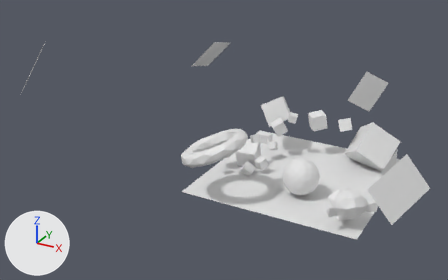
One commit to the OBJ model Assets/DemoScene/LowDef.obj: the scene before it, then after it.
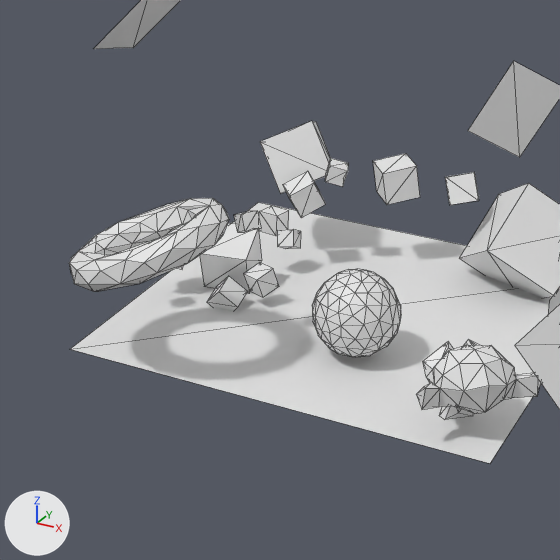
Each version is shown whole from a 50 mm lens placed at (15.5, -43.7, 24.2), pointed at (-7.9, -1.2, 2.9), then close up on the part from 34% to 86% of the width and 16% to 100% of the height. Arrows for +X, +Y and +Z are at lower left; the lights stay in place. The close-ups show mesh edges as thin lines. Materials are left out; every surface is plain grey. Where no turn or scale is listed for an object, it has been applied to the vertices.

The first close-up shows 'LowDef_Suzanne.002'.
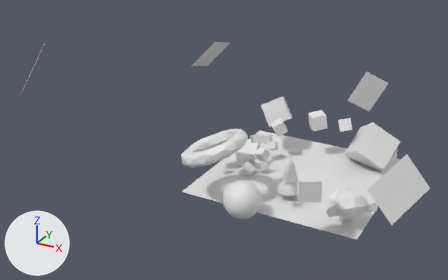
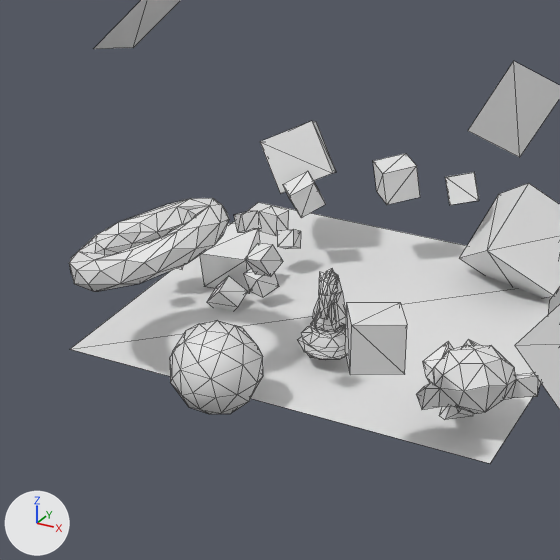
Boxes (x1, y1, x2, y2) around the edits, measured in the close-ups (560 x 560 px):
part 1 of me_lowdef_suzanne_002, added
    after: (313, 272, 346, 332)
part 2 of me_lowdef_suzanne_002, added
    after: (297, 321, 346, 359)
part 3 of me_lowdef_suzanne_002, added
    after: (170, 320, 263, 414)
part 4 of me_lowdef_suzanne_002, added
    after: (322, 268, 334, 295)
part 5 of me_lowdef_suzanne_002, deleted
    before: (325, 158, 348, 187)
part 6 of me_lowdef_suzanne_002, cut back
    before: (312, 269, 401, 357)
    after: (245, 243, 407, 375)

The change, as a diff of the scene's bpy script:
```diff
--- a/Assets/DemoScene/LowDef.obj.py
+++ b/Assets/DemoScene/LowDef.obj.py
@@ me_lowdef_suzanne_002 @@
 # used by ob_lowdef_suzanne_002; location = (0.0, 0.0, 0.0)
-me_lowdef_suzanne_002.from_pydata(...)  # 492 vertices, 849 faces; spans x -18.2..10.0, y -14.9..19.6, z -1.4..12.9
+me_lowdef_suzanne_002.from_pydata(...)  # 627 vertices, 1050 faces; spans x -18.2..10.0, y -14.9..19.6, z -1.4..12.9
+# me_lowdef_suzanne_002 part 1: a new loose piece of 79 vertices spanning x -2.0..-0.9, y -3.0..-1.4, z 1.0..3.0
+# me_lowdef_suzanne_002 part 2: a new loose piece of 78 vertices spanning x -2.4..-0.4, y -3.1..-1.1, z 0.0..1.0
+# me_lowdef_suzanne_002 part 3: a new loose piece of 53 vertices spanning x -4.9..-1.9, y -7.9..-4.9, z -0.7..2.3
+# me_lowdef_suzanne_002 part 4: a new loose piece of 27 vertices spanning x -1.6..-1.2, y -3.0..-1.3, z 1.0..3.1
+# me_lowdef_suzanne_002 part 5: the loose piece of 8 vertices spanning x -4.9..-3.9, y 4.9..5.8, z 2.9..3.8 is deleted
+# me_lowdef_suzanne_002 part 6
+# 123 vertices are removed from x -2.3..0.7, y -2.7..0.3, z -0.4..2.7
+# 242 faces are deleted
+# 16 vertices are added at x -2.7..3.3, y -8.5..-5.1, z 3.0..5.2
+# 24 new faces join them
```
